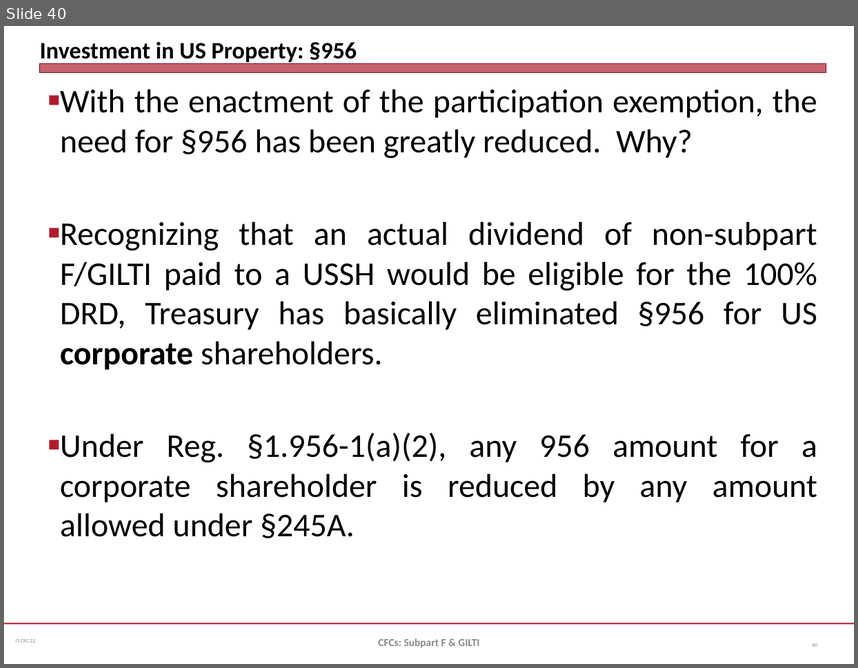
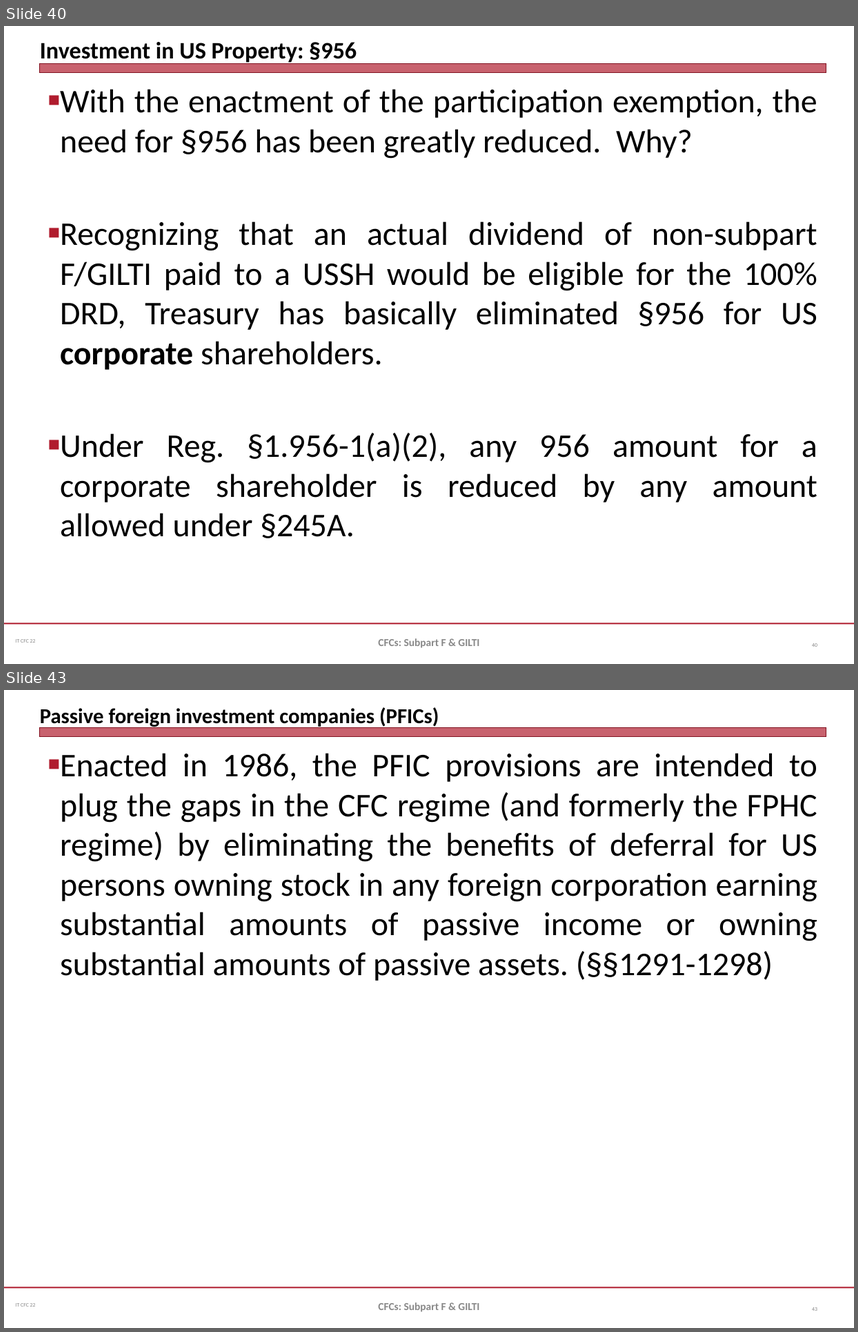
Before and after one commit to jmc877/International-Tax, a slide deck: slides/IT_CFC_22_1.pptx. Shown one above the other, each under a label of ours: slide 40 before the commit, slides 40 and 43 after it; the slides between them are not shown. The pictures are 858x668 and 858x1332 pixels, drawn with LibreOffice and Linux fonts; fonts in the diff are those of the drawing. Boxes give left, top, right and bottom in pixels: in the first picture for what was removed or moved away, otherwise in the second. Text is boxed around its words. In the diff, an @@ line names an element or a change of style, - is before the commit and + after.

```diff
--- a/slides/IT_CFC_22_1.pptx
+++ b/slides/IT_CFC_22_1.pptx
@@ slide 43 added at (x1=4, y1=690, x2=854, y2=1328), background #FFFFFF; not listed: 3 template elements that a slide beside it also shows @@
@@ title added at (x1=40, y1=707, x2=439, y2=729), 18 pt, text #000000, bold @@
+Passive foreign investment companies (PFICs)
@@ text added at (x1=60, y1=753, x2=818, y2=980), 28 pt, text #000000 @@
+■ Enacted in 1986, the PFIC provisions are intended to plug the gaps in the CFC regime (and formerly the FPHC regime) by eliminating the benefits of deferral for US persons owning stock in any foreign corporation earning substantial amounts of passive income or owning substantial amounts of passive assets. (§§1291-1298)
@@ text added at (x1=378, y1=1302, x2=479, y2=1312), 9 pt, text #898989, bold @@
+CFCs: Subpart F & GILTI
@@ page number added at (x1=812, y1=1307, x2=818, y2=1310), 4.5 pt, text #808080 @@
+43
```
Also in this commit, not shown: 6 other slides added, 2 other files.
